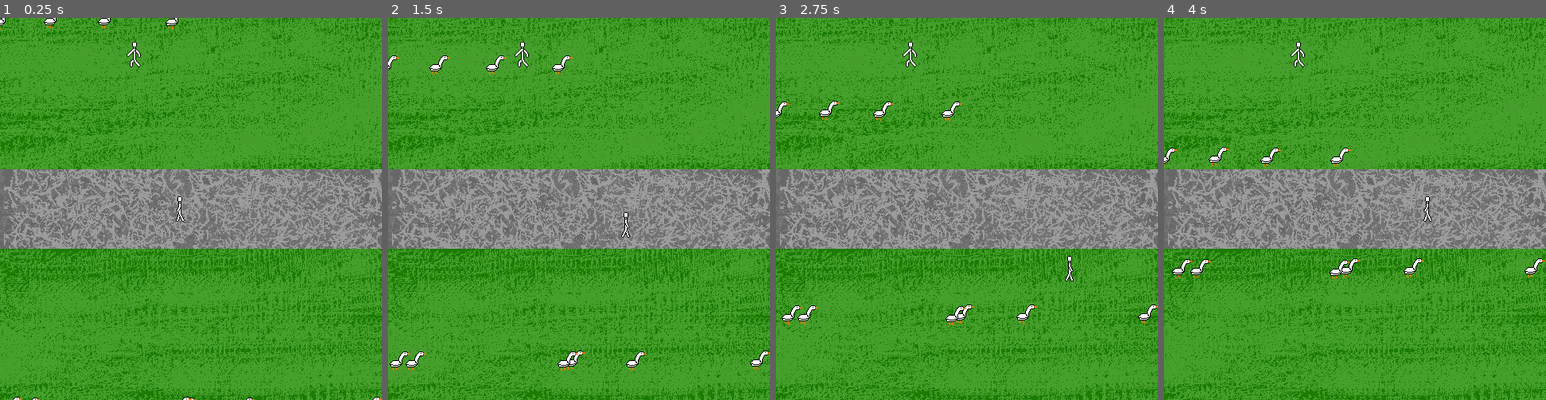
Above: before the commit, frames 1-4 (left to right).
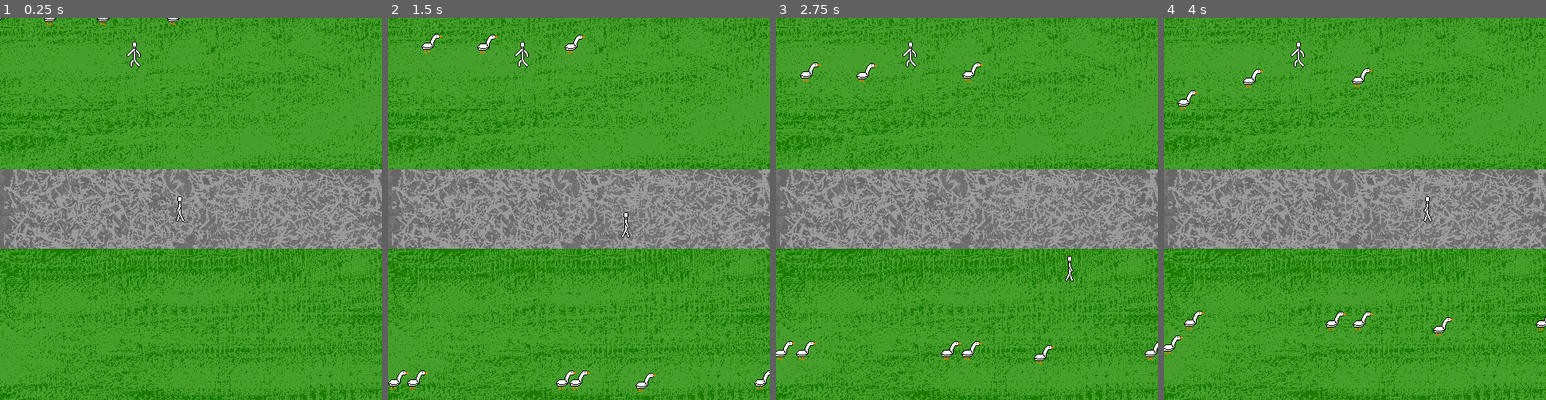
Above: after the commit, the same moments.

Repository: Qmtfive/GooseGame
Game: Godot game, scene res://Level.tscn
Two runs of this game, one before a commit and one after it. Both use one fixed random seed, a clock stepped at 60 frames per second and the inputs below. The project has no main scene, so this scene is started directly.
Inputs:
- Up to frame 1 (0.25 s): no input
- Up to frame 2 (1.5 s): hold Right (ui_right) 0.53-1.28 s; hold Down (ui_down) from 1.28 s (still down)
- Up to frame 3 (2.75 s): release Down (ui_down) at 2.03 s; hold Right (ui_right) from 2.03 s (still down)
- Up to frame 4 (4 s): release Right (ui_right) at 2.78 s; hold Up (ui_up) 2.78-3.53 s; hold Left (ui_left) from 3.53 s (still down)

The runs differ from the first frame. In frame 1, 0.3% of the frame differs, in the area x 0-100%, y 0-100%; in frame 2, 1.7%; in frame 3, 1.7%, in the area x 0-100%, y 11-91%; in frame 4, 1.7%.

Commit message:
attempt at timers for geese

Diff:
--- a/Goose.gd
+++ b/Goose.gd
@@ -1,24 +1,41 @@
 extends Area2D
 
-
-# Declare member variables here. Examples:
-# var a = 2
-# var b = "text"
-export var speed = 50
+# Declare member variables here.
+export var speed = 30
 export var xvel = 0
 export var yvel = 0
 var yveltempstore = 0
 
+func newStopTimer():
+	var timeTillStop = Timer.new()
+	var rand = RandomNumberGenerator.new()
+	rand.randomize()
+	add_child(timeTillStop)
+	timeTillStop.wait_time = rand.randi_range(3, 5)
+	timeTillStop.connect("timeout", self, "stop")
+	timeTillStop.start()
+	return timeTillStop
+
+func newWalkTimer():
+	var timeTillWalkAgain = Timer.new()
+	var rand = RandomNumberGenerator.new()
+	rand.randomize()
+	add_child(timeTillWalkAgain)
+	timeTillWalkAgain.wait_time = rand.randi_range(1, 3)
+	timeTillWalkAgain.connect("timeout", self, "changeDirection")
+	timeTillWalkAgain.start()
+	return timeTillWalkAgain
+
 # Called when the node enters the scene tree for the first time.
 func _ready():
-	pass # Replace with function body.
-
+	var rand = RandomNumberGenerator.new()
+	rand.randomize()
+	xvel = rand.randf_range(-.5,.5)
+	var timeTillStop = Timer.new()
+	newStopTimer()
 
 # Called every frame. 'delta' is the elapsed time since the previous frame.
 func _process(delta):
-	var rand = RandomNumberGenerator.new()
-	rand.randomize()
-	xvel = rand.randf_range(-.75,.75)
 	var velocity = Vector2(xvel, yvel)
 	if velocity.length() > 0:
 		velocity = velocity.normalized() * speed
@@ -31,6 +48,11 @@
 	yveltempstore = yvel
 	yvel = 0
 	xvel = 0
+	newWalkTimer()
 
 func changeDirection():
+	var rand = RandomNumberGenerator.new()
+	rand.randomize()
+	xvel = rand.randf_range(-.5,.5)
 	yvel = yveltempstore
+	newStopTimer()
